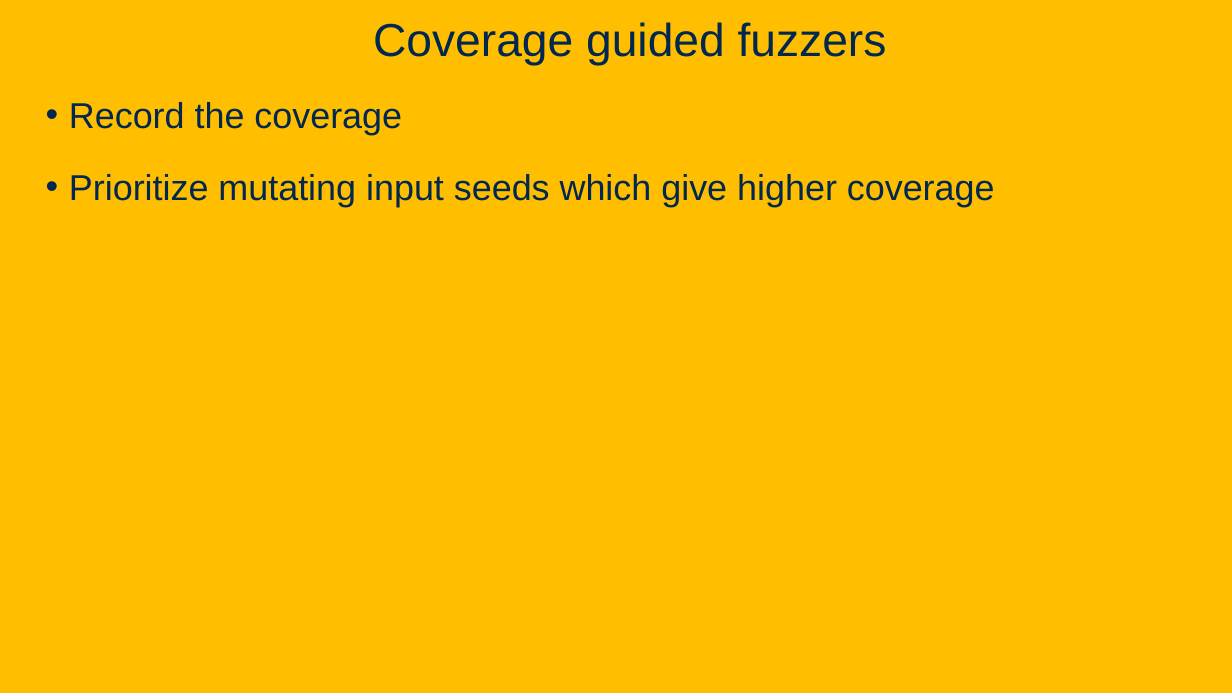
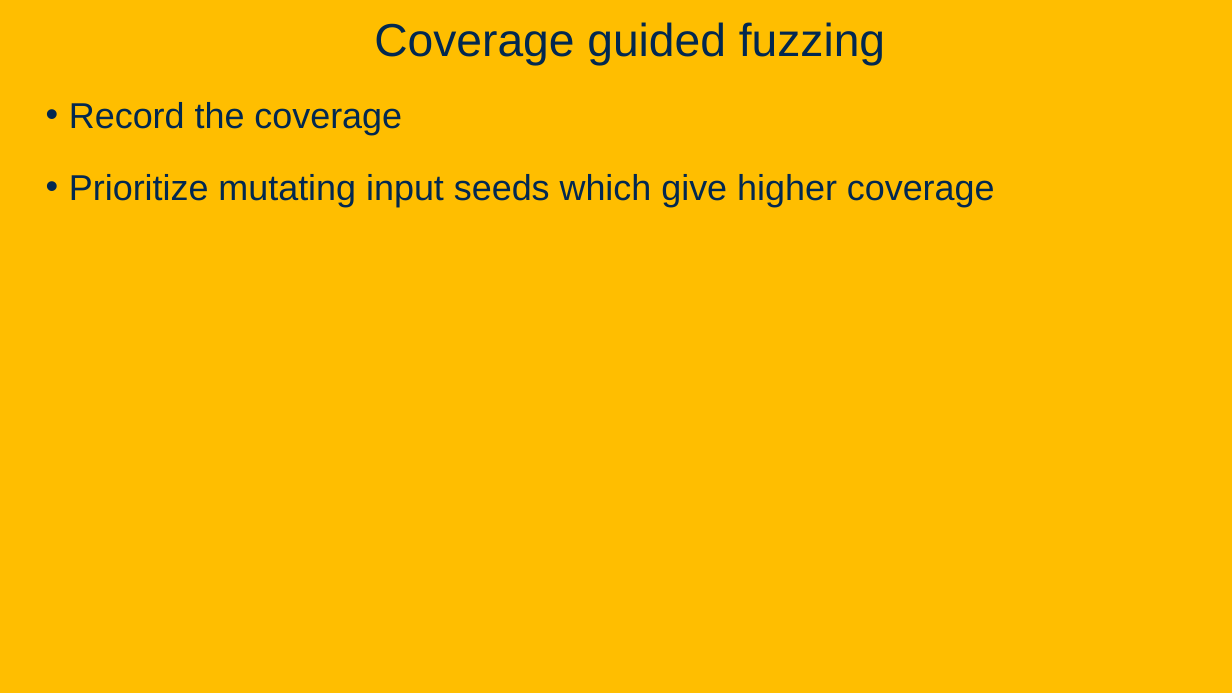
Before and after one commit to davsec-teaching/ECS160-Winter2025, a slide deck: slide 32 of slides/10_fuzzing.pptx (slide 31 before the commit). Drawn at 1232x693 pixels with LibreOffice and Linux fonts; fonts in the diff are those of the drawing; background and template pictures are left out. Boxes give left, top, right and bottom in pixels: in the first picture for what was removed or moved away, otherwise in the second. Text is boxed around its words. In the diff, an @@ line names an element or a change of style, - is before the commit and + after.

Commit message:
Fuzzing slides

```diff
--- a/slides/10_fuzzing.pptx
+++ b/slides/10_fuzzing.pptx
@@ title at (374, 22, 885, 66): text changed @@
-Coverage guided fuzzers
+Coverage guided fuzzing
```
Also in this commit, not shown: 6 other slides changed, 1 slide added.
